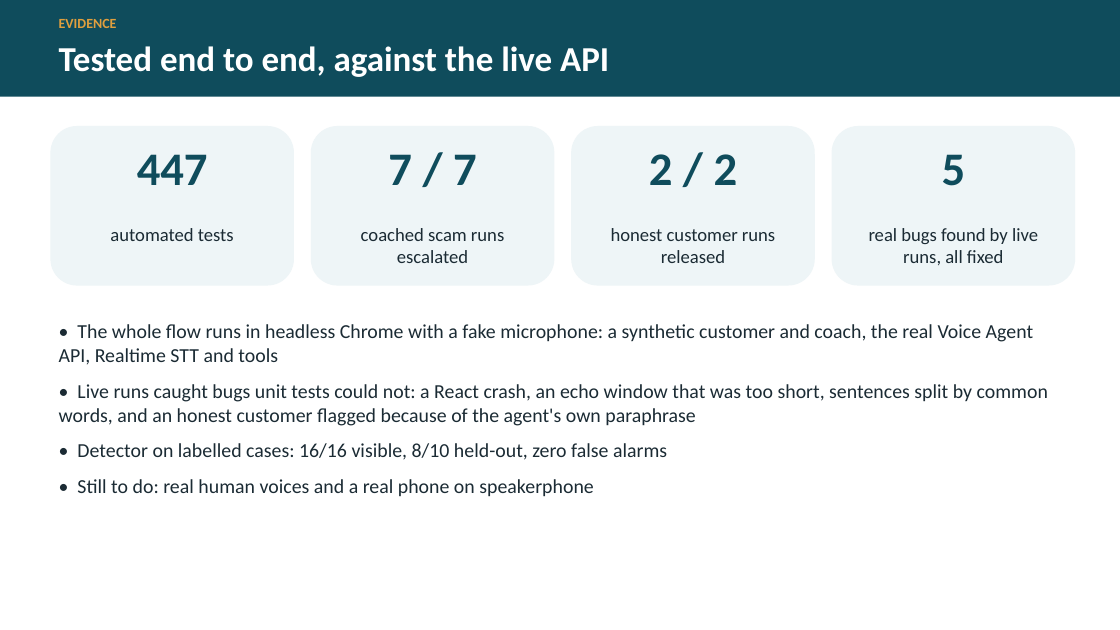
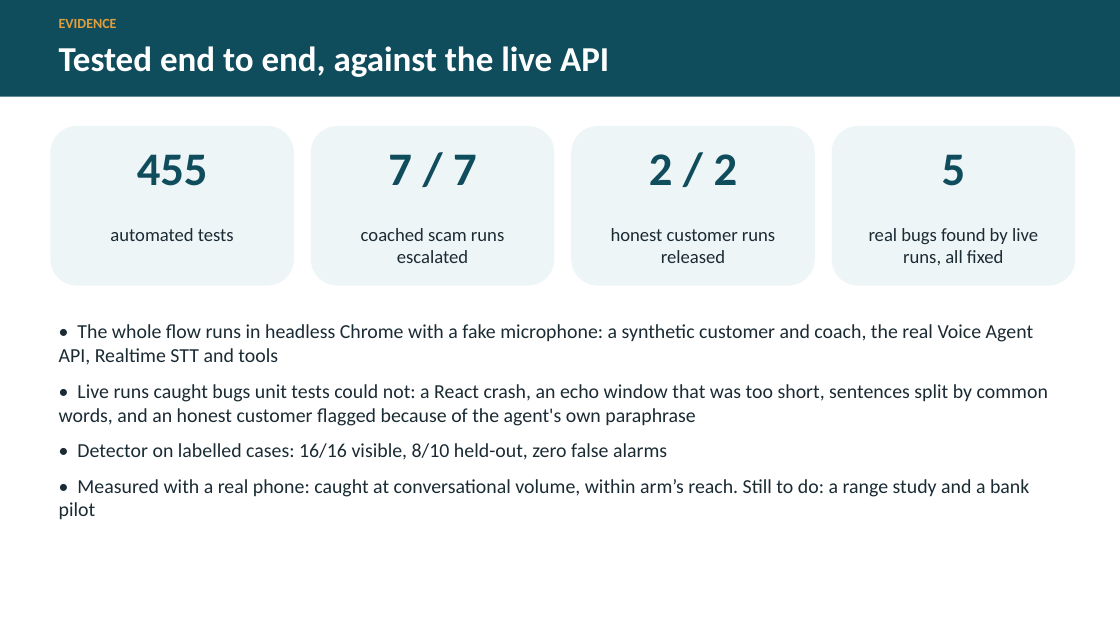
Before and after one commit to adwik1401/second-voice, a slide deck: slide 8 of docs/Second-Voice-deck.pptx. Drawn at 1120x630 pixels with LibreOffice and Linux fonts; fonts in the diff are those of the drawing. Boxes give left, top, right and bottom in pixels: in the first picture for what was removed or moved away, otherwise in the second. Text is boxed around its words. In the diff, an @@ line names an element or a change of style, - is before the commit and + after.

```diff
--- a/docs/Second-Voice-deck.pptx
+++ b/docs/Second-Voice-deck.pptx
@@ text at (137, 154, 208, 186): text changed @@
-447
+455
@@ text at (59, 479, 1029, 520): text changed @@
-• Still to do: real human voices and a real phone on speakerphone
+• Measured with a real phone: caught at conversational volume, within arm’s reach. Still to do: a range study and a bank pilot
```
Also in this commit, not shown: 2 other files.
